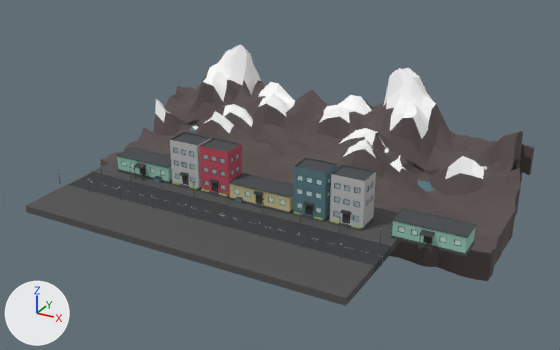
A saved change to the FBX model GGJ2016/Assets/Modelador/Modelos/CenaCidade.FBX.
Camera for both pictures: a camera (50 mm lens) standing at (72.2, -124.0, 63.1) and looking at (5.6, -2.9, 2.5). The lights are fixed; the arrows at lower left show +X, +Y and +Z. Where no turn or scale is listed for an object, it has been applied to the vertices.
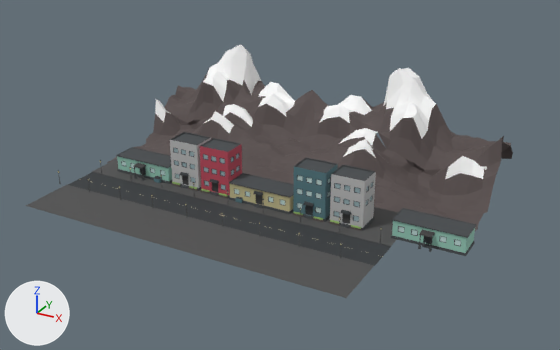
Changed parts and their boxes [x1, y1, x2, y2] in the pictures (560 x 350 px):
'CenaCidade', reshaped: before [101, 44, 534, 281]; after [107, 44, 513, 231]
'Rua', reshaped: before [26, 159, 401, 306]; after [26, 159, 399, 298]
part 1 of me_mesh_001, cut back (black): before [26, 175, 401, 306]
part 2 of me_mesh, deleted: before [101, 105, 534, 281]
'Object006', unchanged, covered by the edit: before [292, 158, 376, 231]
'casa02', unchanged, uncovered by the edit: after [329, 165, 376, 231]
'Casa03', unchanged, uncovered by the edit: after [292, 158, 338, 222]

Edits to the bpy script that builds the scene:
```text
Change me_mesh_001:
    used by ob_rua; location = (0.0, 0.0, 0.0)
    remove me_mesh_001.from_pydata(...)  # 291 vertices, 569 faces; spans x -31.5..33.5, y -33.2..-2.6, z -1.4..0.1
    add me_mesh_001.from_pydata(...)  # 232 vertices, 406 faces; spans x -31.5..33.5, y -33.2..-2.6, z 0.0..0.1
    me_mesh_001 part 1
    59 vertices are removed from x -31.5..33.5, y -33.2..-2.6, z -1.4..0.1
    164 faces are deleted
    1 new face joins them
Change me_mesh:
    used by ob_cenacidade; location = (0.0, 0.0, 0.0)
    remove me_mesh.from_pydata(...)  # 1210 vertices, 2414 faces; spans x -39.8..48.4, y -4.1..28.3, z -9.0..18.9
    add me_mesh.from_pydata(...)  # 1012 vertices, 1892 faces; spans x -37.7..43.4, y -4.1..28.3, z -3.4..18.9
    me_mesh part 2
    198 vertices are removed from x -39.8..48.4, y -4.1..28.3, z -9.0..11.5
    522 faces are deleted
```
